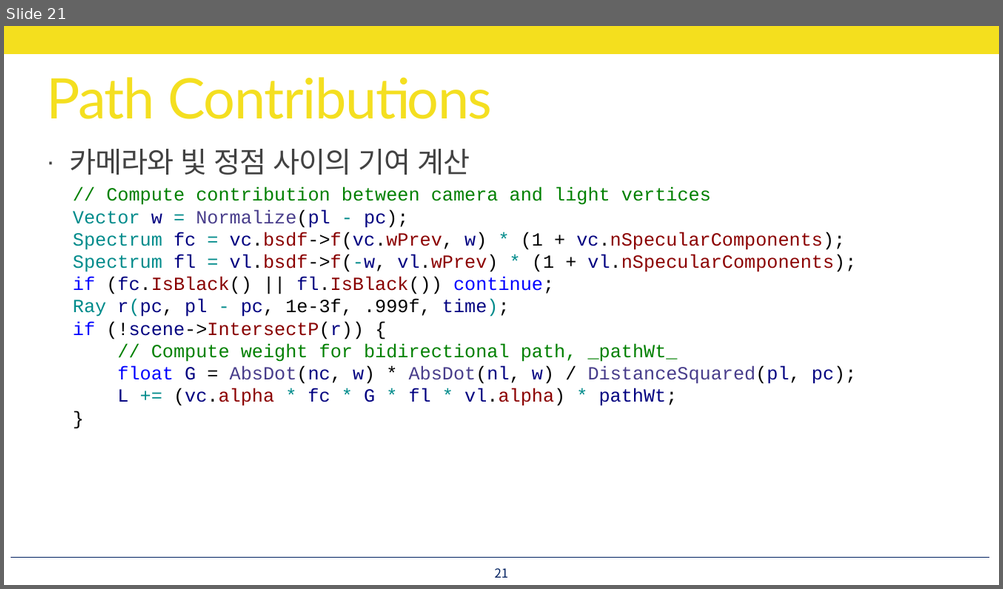
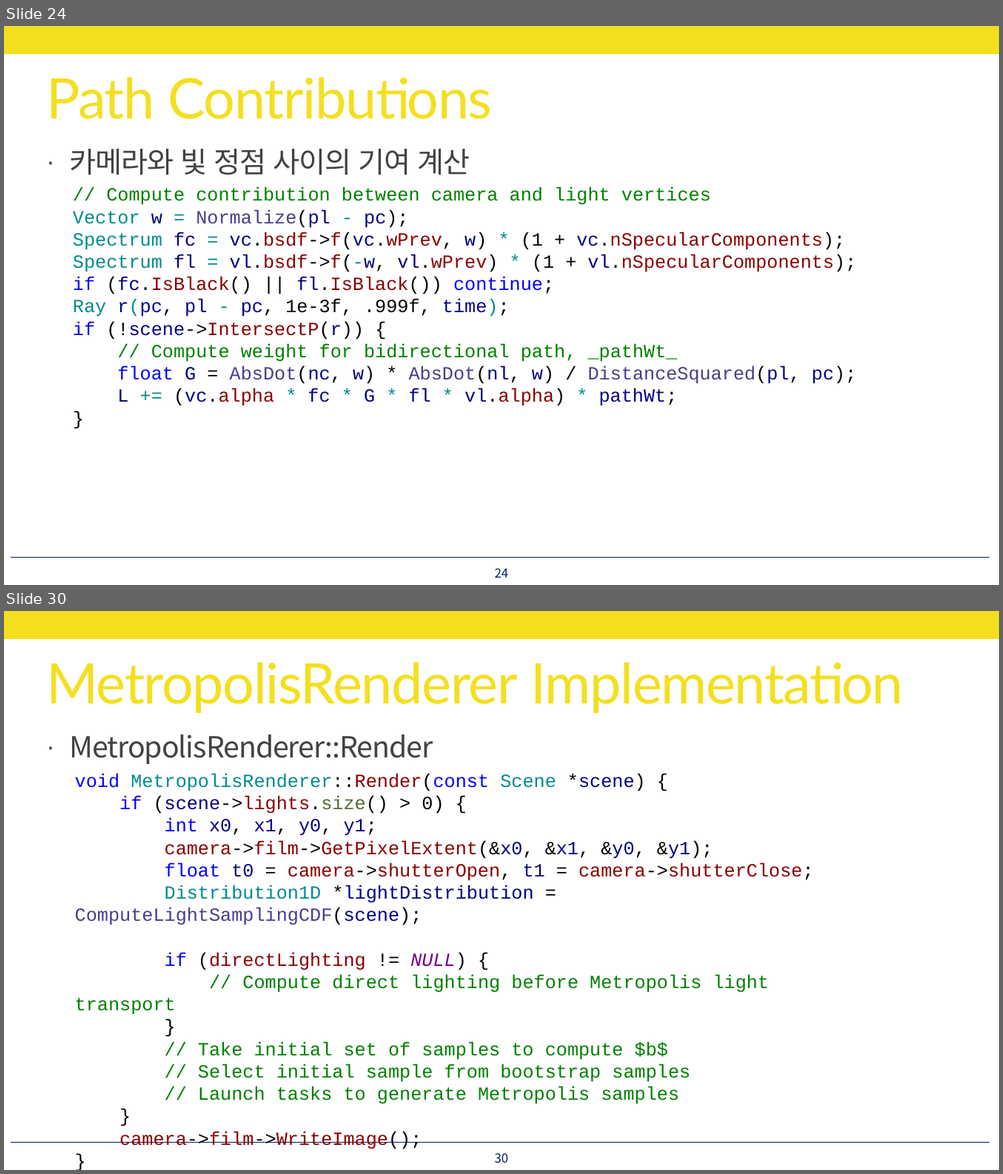
Before and after one commit to utilForever/PBRStudy, a slide deck: Physically Based Rendering - Chapter 15, Part 8.pptx. Shown one above the other, each under a label of ours: slide 21 before the commit, slides 24 and 30 after it; the slides between them are not shown. The pictures are 1003x589 and 1003x1174 pixels, drawn with LibreOffice and Linux fonts; fonts in the diff are those of the drawing. Boxes give left, top, right and bottom in pixels: in the first picture for what was removed or moved away, otherwise in the second. Text is boxed around its words. In the diff, an @@ line names an element or a change of style, - is before the commit and + after.

```diff
--- a/Physically Based Rendering - Chapter 15, Part 8.pptx
+++ b/Physically Based Rendering - Chapter 15, Part 8.pptx
@@ slide 30 added at (4,611,999,1170), background #FFFFFF; not listed: 2 template elements that a slide beside it also shows @@
@@ title added at (46,662,903,713), 54 pt, text #F4DF1E @@
+MetropolisRenderer Implementation
@@ text added at (70,735,433,764), 28 pt, text #404040 @@
+· MetropolisRenderer::Render
@@ text added at (75,773,814,1105), 18 pt, text #008000 @@
+void MetropolisRenderer::Render(const Scene *scene) {
+if (scene->lights.size() > 0) {
+int x0, x1, y0, y1;
+camera->film->GetPixelExtent(&x0, &x1, &y0, &y1);
+float t0 = camera->shutterOpen, t1 = camera->shutterClose;
+Distribution1D *lightDistribution = ComputeLightSamplingCDF(scene);
+if (directLighting != NULL) {
+// Compute direct lighting before Metropolis light transport
+}
+// Take initial set of samples to compute $b$
+// Select initial sample from bootstrap samples
+// Launch tasks to generate Metropolis samples
+}
+camera->film->WriteImage();
+}
@@ page number added at (495,1153,509,1164), 12 pt, text #002060 @@
+30
@@ what was slide 21 is now slide 24 @@
@@ page number at (495,568,509,578): text changed @@
-21
+24
```
Also in this commit, not shown: 2 slides changed, 24 other slides added.
